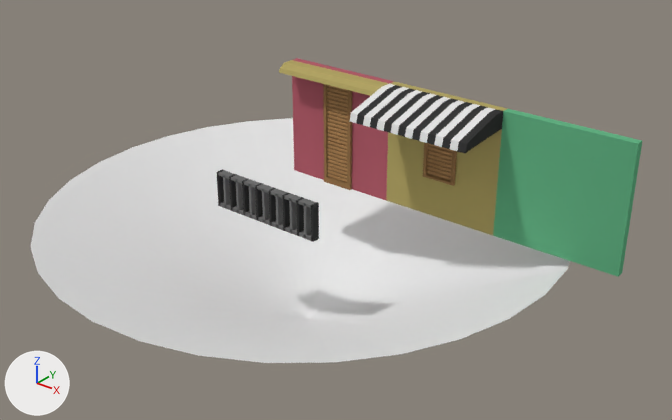
One commit to the Blender file Assets/Blender Files/ColourEnvironment.blend: the scene before it, then after it.
One viewpoint serves both versions: a camera (50 mm lens) standing at (2.7, -3.14, 2.36) and looking at (0.15, 0.05, 0.38). Arrows for +X, +Y and +Z are at lower left; the lights stay in place.

Objects in the first picture: 'AO Cone', 'Awning', 'AwningLarge', 'BackGround_Green', 'BackGround_Red', 'BackGround_Yellow', 'Railings', 'WindowShutter', 'WindowShutterSmall'.
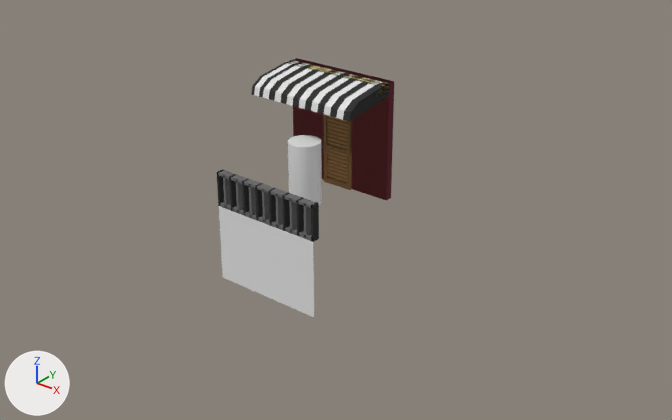
Boxes [x1, y1, x2, y2] around the edits, measured in the pictures (672 x 420 px):
```json
{"object": "AO Cone", "change": "hidden", "before": [31, 118, 570, 363]}
{"object": "BackGround_Green", "change": "moved", "before": [493, 109, 642, 277], "on screen": "not visible afterwards"}
{"object": "AwningLarge", "change": "reshaped, moved", "before": [349, 84, 503, 153], "after": [251, 60, 389, 122], "on screen": "10% narrower, 10% shorter"}
{"object": "BackGround_Yellow", "change": "moved", "before": [386, 81, 508, 235], "on screen": "not visible afterwards"}
{"object": "BaseGround", "change": "added", "after": [219, 206, 314, 317]}
{"object": "Proxy_Character", "change": "shown", "after": [288, 135, 322, 205]}
{"object": "WindowShutterSmall", "change": "moved", "before": [423, 142, 457, 186], "after": [323, 114, 352, 154]}
{"object": "Awning", "change": "unchanged, covered by the edit", "before": [279, 60, 389, 96], "after": [286, 62, 389, 95]}
```

Scene script edits in JSON lines:
```json
{"block": "me_cube_010", "where": "# used by ob_awninglarge; location = (0.6, 0.218, 0.98); rotation_euler = (1.571, 0.0, 0.0), in degrees (90, 0, 0)"}
{"op": "remove", "block": "me_cube_010", "code": "me_cube_010.from_pydata(...)  # 102 vertices, 100 faces; spans x -0.3..0.3, y -0.08..0.02, z -0.042..0.258"}
{"op": "add", "block": "me_cube_010", "code": "me_cube_010.from_pydata(...)  # 152 vertices, 150 faces; spans x -0.3..0.3, y -0.08..0.02, z -0.042..0.258"}
{"block": "me_cube_010", "change": "me_cube_010 part 1"}
{"block": "me_cube_010", "change": "6 vertices are removed from x -0.262, y -0.08..0.02, z -0.042..0.258"}
{"block": "me_cube_010", "change": "46 faces are deleted"}
{"block": "me_cube_010", "change": "16 vertices in x -0.3..0.3, y -0.06, z -0.042 move by (0.0, 0.02, 0.0)"}
{"block": "me_cube_010", "change": "16 new vertices lie (0.0, -0.026, 0.173) away from vertices in x -0.3..0.3, y 0.02, z 0.018"}
{"block": "me_cube_010", "change": "16 new vertices lie (0.0, -0.01, 0.0) away from vertices in x -0.3..0.3, y 0.02, z -0.042"}
{"block": "me_cube_010", "change": "8 new vertices lie (0.018, 0.0, 0.0) away from vertices in x -0.3, y -0.08..0.02, z -0.042..0.258"}
{"block": "me_cube_010", "change": "8 new vertices lie (-0.019, 0.0, 0.0) away from vertices in x 0.3, y -0.08..0.02, z -0.042..0.258"}
{"block": "me_cube_010", "change": "8 new vertices lie (-0.025, 0.0, 0.0) away from vertices in x -0.225, y -0.08..0.02, z -0.042..0.258"}
{"block": "me_cube_010", "change": "60 new faces join them, mat_dark_gray (black #383838)"}
{"block": "me_cube_010", "change": "36 new faces join them, mat_white (light grey #e4e4e4)"}
{"op": "add", "block": "me_cube_001_1", "code": ["me_cube_001_1 = bpy.data.meshes.new('Cube.001')", "me_cube_001_1.from_pydata([(-0.3, 0.0, -0.2), (0.3, 0.0, -0.2), (-0.3, 0.0, 0.2), (0.3, 0.0, 0.2)], [], [(3, 2, 0, 1)])", "me_cube_001_1.materials.append(mat_basemat)  # its picture is missing"]}
{"op": "remove", "block": "ob_proxy_character", "code": "ob_proxy_character.hide_set(True)  # its collection is switched off"}
{"op": "set", "path": "ob_awninglarge.location", "old": "(0.6, 0.218, 0.98)", "new": "(0.0, 0.218, 0.98)"}
{"op": "set", "path": "ob_windowshuttersmall.location", "old": "(0.6, 0.259, 0.72)", "new": "(0.0, 0.259, 0.72)"}
{"op": "set", "path": "ob_background_green.location", "old": "(1.2, 0.28, 0.7)", "new": "(0.0, 0.28, 0.7)"}
{"op": "set", "path": "ob_background_yellow.location", "old": "(0.6, 0.28, 0.7)", "new": "(0.0, 0.28, 0.7)"}
{"op": "add", "block": "ob_ao_cone", "code": "ob_ao_cone.hide_set(True)  # its collection is switched off"}
{"op": "add", "block": "ob_baseground", "code": ["ob_baseground = bpy.data.objects.new('BaseGround', me_cube_001_1)", "ob_baseground.location = (0.0, -0.3, 0.2)"]}
```
